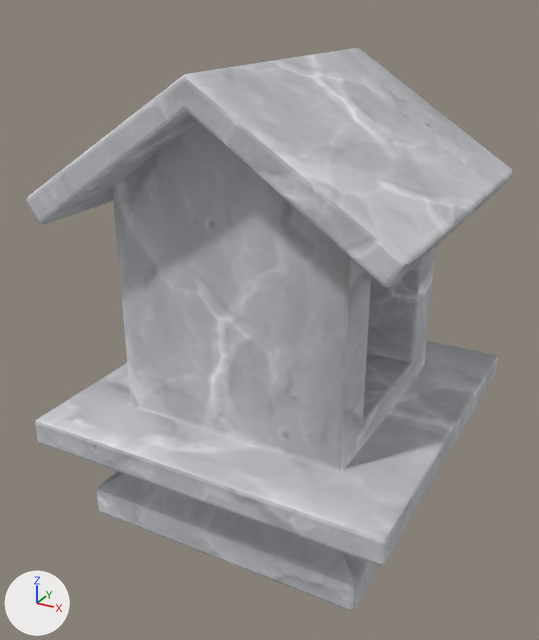
An edit to the Blender file Yuna/Assets/ART/Models/Shrine/Shrine.blend, drawn before and after from the same camera.
Rendered twice from a 50 mm lens placed at (1.77, -3.4, 2.79), pointed at (-0.04, -0.11, 1.14). The axes (+X, +Y, +Z) are drawn at lower left. The lights are the same throughout.

The scene before the commit, as lines of its bpy script (objects in view):
```python
mat_material = principled_material('Material')
mat_material.texture = img_43d75094963aca4817792e30ba9fe07f_jpg_001
mat_material.roughness = 1.0
me_cube = bpy.data.meshes.new('Cube')
me_cube.from_pydata(...)  # 62 vertices, 60 faces; spans x -1.0..1.0, y -1.0..1.0, z -0.97..1.39
me_cube.materials.append(mat_material)  # picture img_43d75094963aca4817792e30ba9fe07f_jpg_001
me_cube_001 = bpy.data.meshes.new('Cube.001')
me_cube_001.from_pydata(...)  # 12 vertices, 10 faces; spans x -0.698..0.698, y -0.635..0.635, z 0.963..1.504
me_cube_001.materials.append(mat_material)  # picture img_43d75094963aca4817792e30ba9fe07f_jpg_001
ob_cube = bpy.data.objects.new('Cube', me_cube)
ob_cube.location = (0.0, 0.0, 1.0)
_m = ob_cube.modifiers.new('Bevel', 'BEVEL')
_m.width = 0.02
_m.width_pct = 0.02
_m.segments = 2
ob_cube_001 = bpy.data.objects.new('Cube.001', me_cube_001)
ob_cube_001.location = (0.0, 0.0, 0.405)
ob_cube_001.scale = (1.39, 1.39, 1.39)
_m = ob_cube_001.modifiers.new('Bevel', 'BEVEL')
_m.width = 0.02
_m.width_pct = 0.02
_m.segments = 3
```
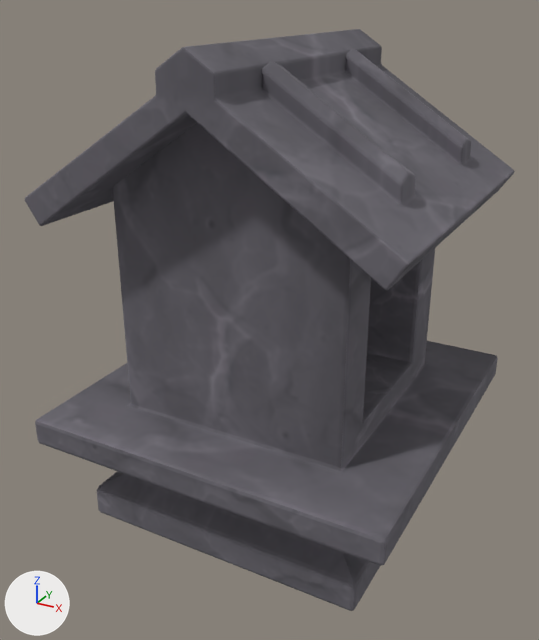
Location of each change, [x1, y1, x2, y2] in pixels of the pictures (539 x 640 px):
'Cube', recoloured: [35, 122, 498, 611] in both
'Cube.001', recoloured, reshaped (9% taller): before [27, 48, 513, 288]; after [25, 29, 515, 290]

The change, as a diff of the scene's bpy script:
```diff
--- a/Yuna/Assets/ART/Models/Shrine/Shrine.blend.py
+++ b/Yuna/Assets/ART/Models/Shrine/Shrine.blend.py
@@ mat_material @@
 n2 = _N.new('ShaderNodeTexImage'); n2.name = 'Image Texture'
 n1 = _N.new('ShaderNodeBsdfPrincipled'); n1.name = 'Principled BSDF'
 n2.image = img_43d75094963aca4817792e30ba9fe07f_jpg_001
+n3 = _N.new('ShaderNodeMix'); n3.name = 'Mix'
+n3.data_type = 'RGBA'
+n3.blend_type = 'MULTIPLY'
+n3.inputs[0].default_value = 1.0  # 'Factor'
+n3.inputs[7].default_value = (0.244, 0.227, 0.251, 1.0)  # 'B', grey #878389
 _L.new(n1.outputs[0], n0.inputs[0])  # 'BSDF' to 'Surface'
-_L.new(n2.outputs[0], n1.inputs[0])  # 'Color' to 'Base Color'
+_L.new(n3.outputs[2], n1.inputs[0])  # 'Result' to 'Base Color'
+_L.new(n2.outputs[0], n3.inputs[6])  # 'Color' to 'A'
@@ me_cube_001 @@
 # used by ob_cube_001; location = (0.0, 0.0, 0.405); scale = (1.39, 1.39, 1.39)
-me_cube_001.from_pydata(...)  # 12 vertices, 10 faces; spans x -0.698..0.698, y -0.635..0.635, z 0.963..1.504
+me_cube_001.from_pydata(...)  # 234 vertices, 232 faces; spans x -0.698..0.698, y -0.635..0.635, z 0.963..1.573
+# me_cube_001 part 1
+# 10 faces are deleted
+# 2 vertices are added at (0.208, 0.314, 1.455), (0.208, -0.321, 1.455)
+# 5 new vertices lie (0.0, -0.254, 0.0) away from vertices in x -0.698..0.698, y 0.635, z 0.963..1.391
+# 5 new vertices lie (0.0, 0.254, 0.0) away from vertices in x -0.698..0.698, y -0.635, z 0.963..1.391
+# 5 new vertices lie (0.0, -0.064, 0.0) away from vertices in x -0.698..0.698, y 0.381, z 0.963..1.391
+# 5 new vertices lie (0.095, 0.0, -0.064) away from vertices in x 0.0, y -0.635..0.635, z 1.391
+# 6 new vertices lie (0.0, -0.063, 0.0) away from vertices in x -0.698..0.698, y 0.317, z 0.963..1.391
+# 6 new vertices lie (0.0, -0.127, 0.0) away from vertices in x -0.698..0.698, y 0.254, z 0.963..1.391
+# 7 new vertices lie (0.095, 0.0, -0.065) away from vertices in x 0.095, y -0.635..0.635, z 1.327
+# 7 new vertices lie (0.0, -0.254, 0.0) away from vertices in x -0.698..0.698, y 0.127, z 0.963..1.391
+# 8 new vertices lie (-0.095, 0.0, -0.064) away from vertices in x 0.0, y -0.635..0.635, z 1.391
+# 8 new vertices lie (-0.095, 0.0, -0.065) away from vertices in x -0.095, y -0.635..0.635, z 1.327
+# 9 new vertices lie (0.0, -0.127, 0.0) away from vertices in x -0.698..0.698, y -0.127, z 0.963..1.391
+# 9 new vertices lie (0.108, 0.0, 0.073) away from vertices in x -0.635, y -0.635..0.635, z 0.963
+# 10 new vertices lie (0.0, 0.064, 0.0) away from vertices in x -0.698..0.698, y -0.381, z 0.963..1.391
+# 10 new vertices lie (0.119, 0.0, 0.076) away from vertices in x -0.698, y -0.635..0.635, z 1.057
+# 10 new vertices lie (-0.113, 0.0, 0.076) away from vertices in x 0.635, y -0.635..0.635, z 0.963
+# 10 new vertices lie (-0.124, 0.0, 0.079) away from vertices in x 0.698, y -0.635..0.635, z 1.057
+# 8 new vertices lie (-0.365, 0.0, 0.234) away from vertices in x 0.574, y -0.635..0.635, z 1.136
+# 12 new vertices lie (0.0, 0.0, 0.064) away from vertices in x -0.579..0.574, y -0.381..0.381, z 1.133..1.37
+# 12 new vertices lie (0.37, 0.0, 0.237) away from vertices in x -0.579, y -0.635..0.635, z 1.133..1.197
+# 12 new vertices lie (-0.104, 0.0, 0.067) away from vertices in x 0.209, y -0.635..0.635, z 1.37..1.434
+# 12 new vertices lie (0.104, 0.0, 0.067) away from vertices in x -0.209, y -0.635..0.635, z 1.37..1.434
+# 18 new vertices lie (0.0, 0.0, 0.069) away from vertices in x -0.105..0.105, y -0.635..0.635, z 1.437..1.504
+# 8 new vertices lie (-0.002, -0.067, 0.021) away from vertices in x -0.579..0.574, y -0.254..0.381, z 1.197..1.501
+# 8 new vertices lie (0.105, 0.0, 0.067) away from vertices in x -0.211..-0.105, y -0.381..0.381, z 1.455..1.506
+# 5 new vertices lie (0.0, -0.064, 0.0) away from vertices in x -0.105..0.105, y 0.381, z 1.437..1.573
+# 5 new vertices lie (0.0, 0.064, 0.0) away from vertices in x -0.105..0.105, y -0.381, z 1.437..1.573
+# 232 new faces join them
 me_cube_001.materials.append(mat_material)
```
